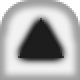
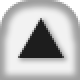
Comparing the layer stacks of the two 80px x 80px images. Changes:
pixels changed over [11, 12, 71, 68] (layer not identified)
